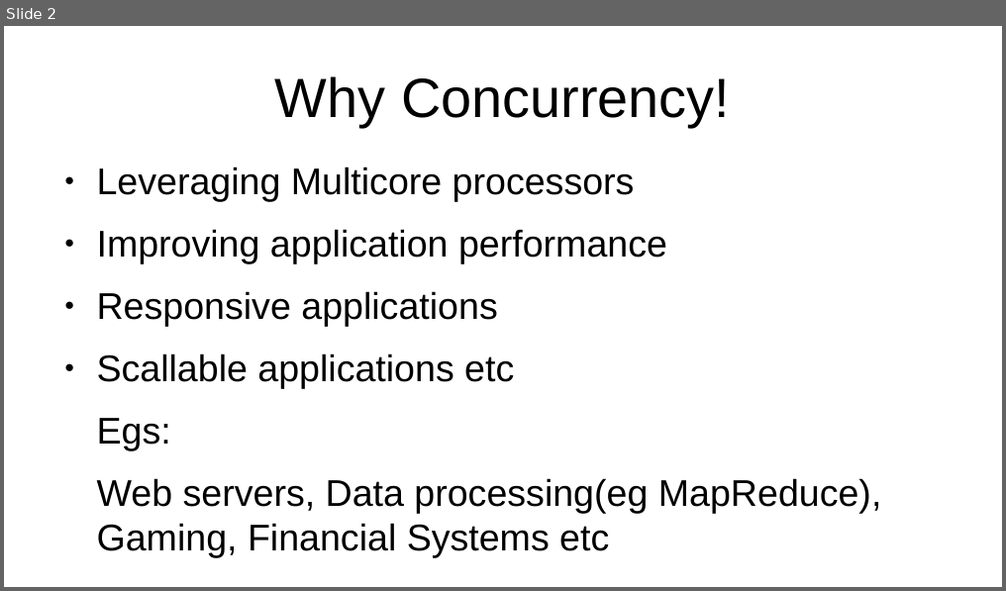
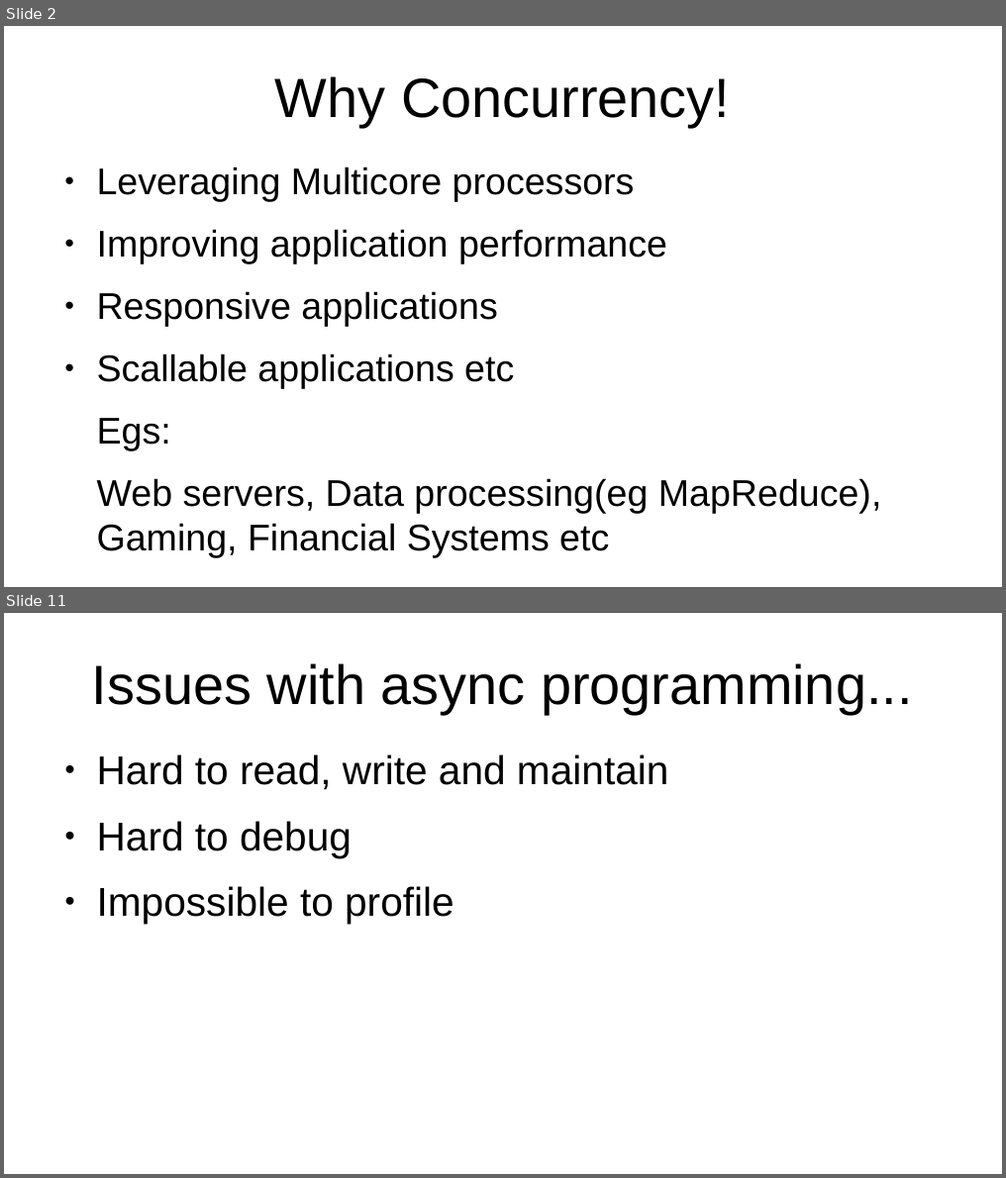
Before and after one commit to muchiri08/saf_concurency_prntn, a slide deck: JavaConcurrency.odp. Shown one above the other, each under a label of ours: slide 2 before the commit, slides 2 and 11 after it; the slides between them are not shown. The pictures are 1006x591 and 1006x1178 pixels, drawn with LibreOffice and Linux fonts; fonts in the diff are those of the drawing. Boxes give left, top, right and bottom in pixels: in the first picture for what was removed or moved away, otherwise in the second. Text is boxed around its words. In the diff, an @@ line names an element or a change of style, - is before the commit and + after.

```diff
--- a/JavaConcurrency.odp
+++ b/JavaConcurrency.odp
@@ slide 11 added at bbox=[4, 613, 1002, 1174], background #FFFFFF @@
@@ title added at bbox=[92, 663, 912, 714], 44 pt, text #000000 @@
+Issues with async programming...
@@ text added at bbox=[97, 755, 669, 924], 32 pt, text #000000 @@
+● Hard to read, write and maintain
+● Hard to debug
+● Impossible to profile
```
Also in this commit, not shown: 11 other slides added, 4 other files.
